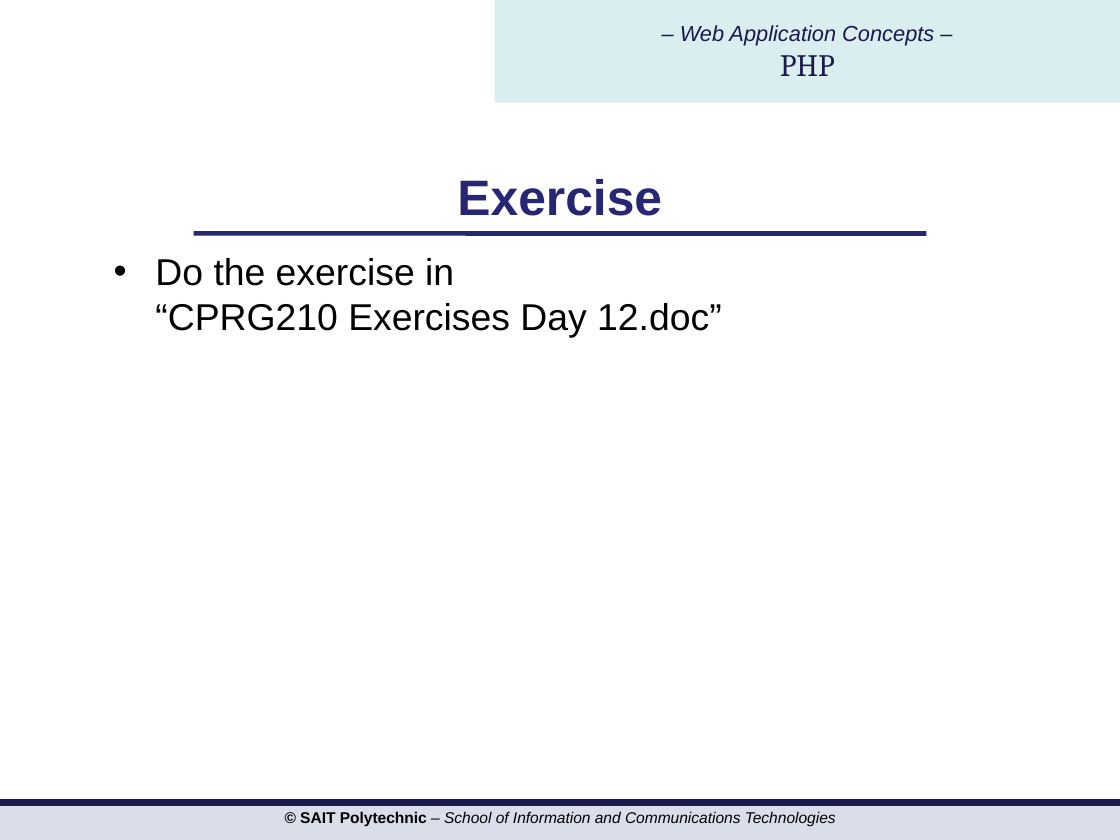
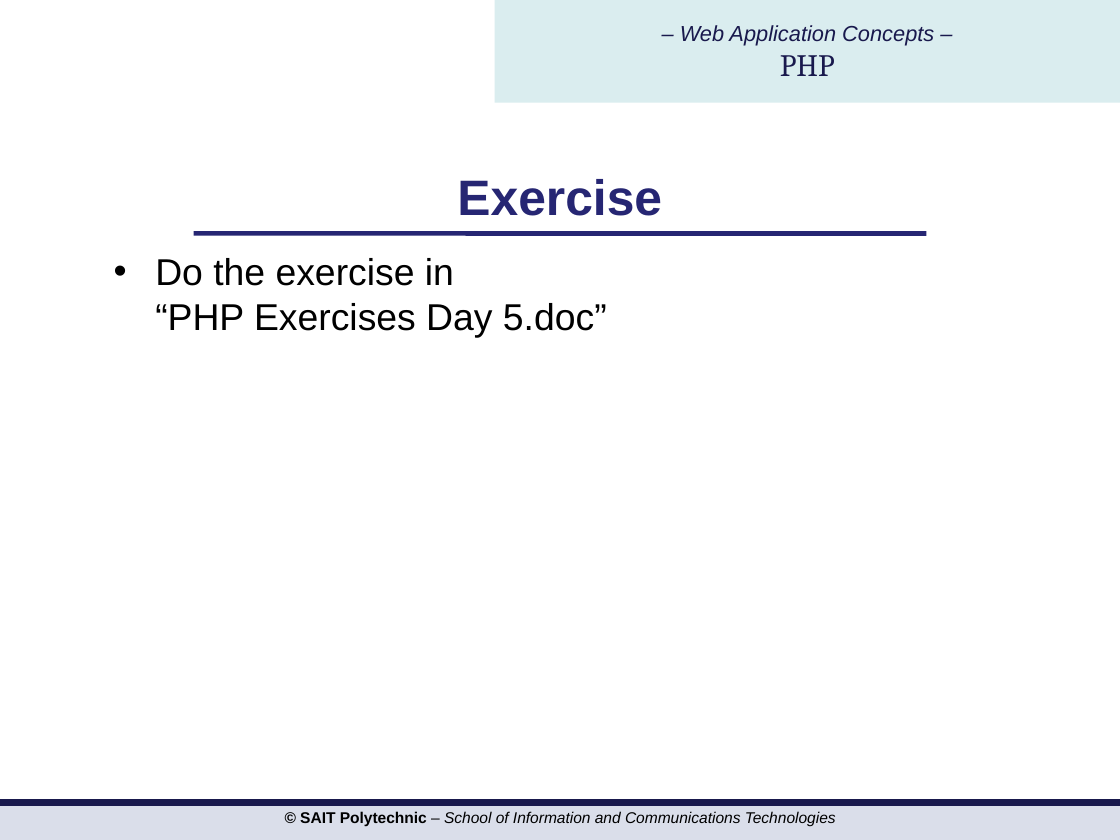
Before and after one commit to hdmdhr/CPRG-210-OSD-Assignment, a slide deck: slide 25 of PPTs/php/PHP Day 5 pattern files cookie session.ppt. Drawn at 1120x840 pixels with LibreOffice and Linux fonts; fonts in the diff are those of the drawing; background and template pictures are left out. Boxes give left, top, right and bottom in pixels: in the first picture for what was removed or moved away, otherwise in the second. Text is boxed around its words. In the diff, an @@ line names an element or a change of style, - is before the commit and + after.

```diff
--- a/PPTs/php/PHP Day 5 pattern files cookie session.ppt
+++ b/PPTs/php/PHP Day 5 pattern files cookie session.ppt
@@ text at (155, 258, 607, 338): text changed @@
-• Do the exercise in
-  “CPRG210 Exercises Day 12.doc”
+• Do the exercise in
+  “PHP Exercises Day 5.doc”
```
Also in this commit, not shown: 8 other slides changed, 2 slides added, 2 slides removed, 7 other files.
